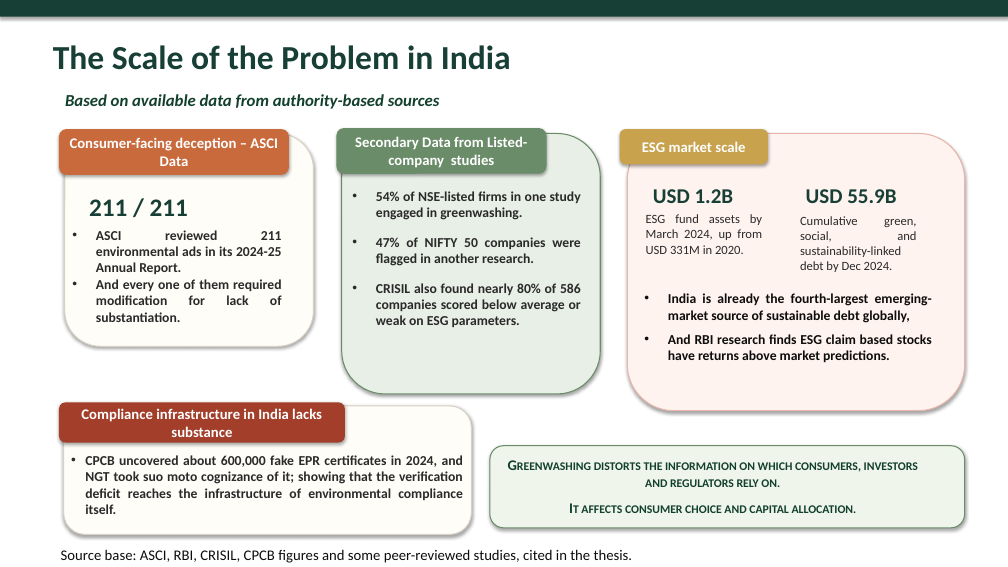
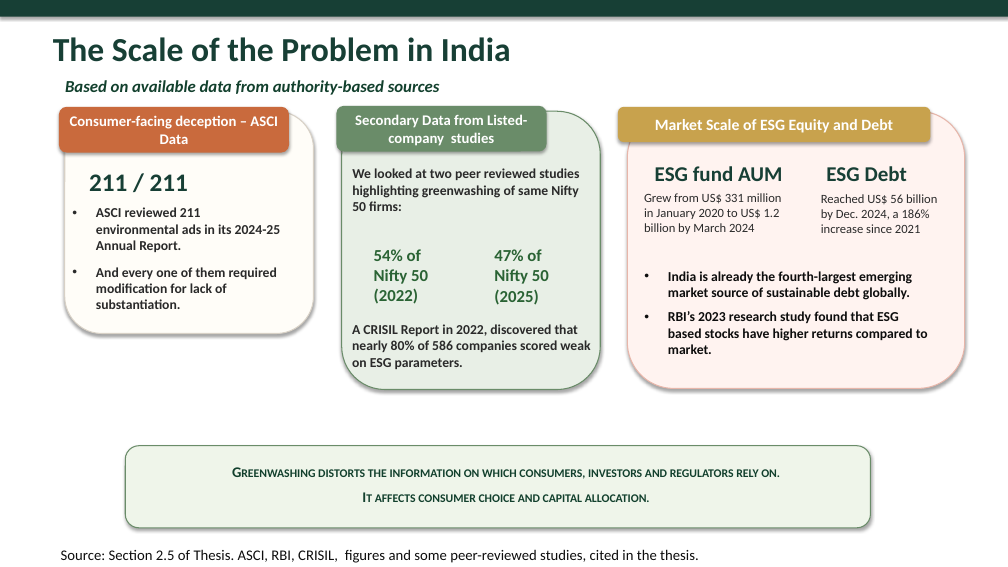
Before and after one commit to atul516/Final-VIva, a slide deck: slide 4 of Thesis Defence Presentation Final.pptx. Drawn at 1008x567 pixels with LibreOffice and Linux fonts; fonts in the diff are those of the drawing. Boxes give left, top, right and bottom in pixels: in the first picture for what was removed or moved away, otherwise in the second. Text is boxed around its words. In the diff, an @@ line names an element or a change of style, - is before the commit and + after.

```diff
--- a/Thesis Defence Presentation Final.pptx
+++ b/Thesis Defence Presentation Final.pptx
@@ text "The Scale of the Problem ..." moved from (x1=53, y1=45, x2=511, y2=70) to (x1=53, y1=37, x2=511, y2=62) @@
@@ text "Based on available data from ..." moved from (x1=65, y1=94, x2=440, y2=109) to (x1=65, y1=80, x2=440, y2=95) @@
@@ rounded rectangle "Consumer-facing deception – ASCI Data" moved from (x1=59, y1=129, x2=289, y2=175) to (x1=59, y1=107, x2=289, y2=153) @@
@@ rounded rectangle resized from (x1=65, y1=134, x2=314, y2=347) to (x1=65, y1=111, x2=314, y2=333) @@
@@ rounded rectangle "Secondary Data from Listed-company studies" moved from (x1=337, y1=128, x2=547, y2=173) to (x1=337, y1=106, x2=547, y2=151) @@
@@ rounded rectangle resized from (x1=342, y1=134, x2=600, y2=395) to (x1=342, y1=111, x2=600, y2=389) @@
@@ rounded rectangle "Market Scale of ESG Equity ..." resized from (x1=620, y1=129, x2=768, y2=165) to (x1=618, y1=107, x2=930, y2=142) @@
@@ rounded rectangle moved from (x1=628, y1=134, x2=965, y2=411) to (x1=628, y1=111, x2=965, y2=389) @@
@@ text in rounded rectangle at (x1=655, y1=119, x2=893, y2=133): text changed; size 14 to 15 pt @@
-ESG market scale
+Market Scale of ESG Equity and Debt
@@ text "211 / 211" moved from (x1=89, y1=199, x2=188, y2=216) to (x1=89, y1=174, x2=188, y2=191) @@
@@ text at (x1=352, y1=168, x2=579, y2=211): text changed @@
-• 54% of NSE-listed firms in one study engaged in greenwashing.
-• 47% of NIFTY 50 companies were flagged in another research.
-• CRISIL also found nearly 80% of 586 companies scored below average or weak on ESG parameters.
+We looked at two peer reviewed studies highlighting greenwashing of same Nifty 50 firms:
@@ text at (x1=655, y1=166, x2=782, y2=181): text changed @@
-USD 1.2B
+ESG fund AUM
@@ text at (x1=826, y1=166, x2=907, y2=181): text changed @@
-USD 55.9B
+ESG Debt
@@ text "ASCI reviewed 211 environmental ads ..." moved from (x1=96, y1=230, x2=282, y2=322) to (x1=96, y1=207, x2=281, y2=309) @@
@@ text "ASCI reviewed 211 environmental ads ..." at (x1=96, y1=207, x2=281, y2=309): alignment justified to left @@
@@ text at (x1=644, y1=193, x2=782, y2=234): text changed @@
-ESG fund assets by March 2024, up from USD 331M in 2020.
+Grew from US$ 331 million in January 2020 to US$ 1.2 billion by March 2024
@@ text at (x1=821, y1=194, x2=937, y2=233): text changed @@
-Cumulative green, social, and sustainability-linked debt by Dec 2024.
+Reached US$ 56 billion by Dec. 2024, a 186% increase since 2021
@@ text added at (x1=374, y1=249, x2=428, y2=304), 16 pt, text #2A6334, bold @@
+54% of Nifty 50 (2022)
@@ text added at (x1=494, y1=249, x2=549, y2=305), 16 pt, text #2A6334, bold @@
+47% of Nifty 50 (2025)
@@ text at (x1=668, y1=271, x2=928, y2=354): text changed @@
-• India is already the fourth-largest emerging-market source of sustainable debt globally,
-• And RBI research finds ESG claim based stocks have returns above market predictions.
+• India is already the fourth-largest emerging market source of sustainable debt globally.
+• RBI’s 2023 research study found that ESG based stocks have higher returns compared to market.
@@ text added at (x1=352, y1=324, x2=590, y2=369), 13 pt, text #2A2A2A, bold @@
+A CRISIL Report in 2022, discovered that nearly 80% of 586 companies scored weak on ESG parameters.
@@ rounded rectangle removed at (x1=59, y1=402, x2=345, y2=442) @@
-Compliance infrastructure in India lacks substance
@@ rounded rectangle removed at (x1=64, y1=406, x2=471, y2=535) @@
@@ rounded rectangle resized from (x1=490, y1=446, x2=965, y2=529) to (x1=126, y1=446, x2=871, y2=529) @@
@@ text "Greenwashing distorts the information on ..." rewrapped from (x1=581, y1=462, x2=918, y2=513) to (x1=318, y1=469, x2=780, y2=502) @@
@@ text removed at (x1=85, y1=455, x2=463, y2=514) @@
-• CPCB uncovered about 600,000 fake EPR certificates in 2024, and NGT took suo moto cognizance of it; showing that the verification deficit reaches the infrastructure of environmental compliance itself.
@@ text at (x1=61, y1=549, x2=699, y2=563): text changed @@
-Source base: ASCI, RBI, CRISIL, CPCB figures and some peer-reviewed studies, cited in the thesis.
+Source: Section 2.5 of Thesis. ASCI, RBI, CRISIL, figures and some peer-reviewed studies, cited in the thesis.
```
Also in this commit, not shown: 4 other slides changed.
